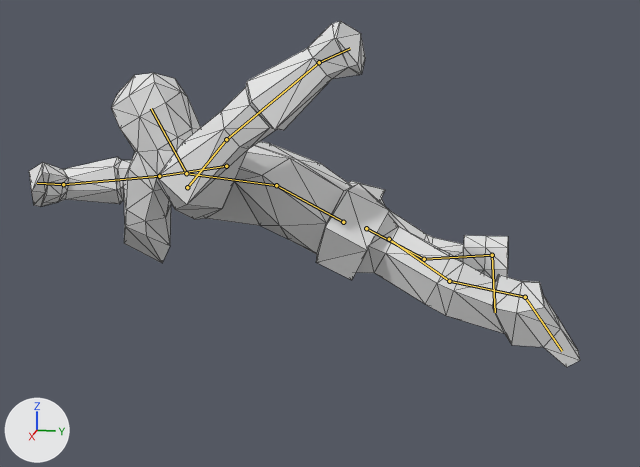
Before and after pictures for a commit that changed the Blender file Animations/WarriorRoll.blend.
One viewpoint serves both versions: a 50 mm camera at (16.68, 1.8, 7.3) aimed at (-0.03, -1.55, 3.12). The lights are fixed; the arrows at lower left show +X, +Y and +Z. Both versions are drawn at frame 8 of the action 'Armature.002Action'; the numbers are the values there. The bones that bend it are drawn over the model as lines. Mesh edges are drawn as thin lines.
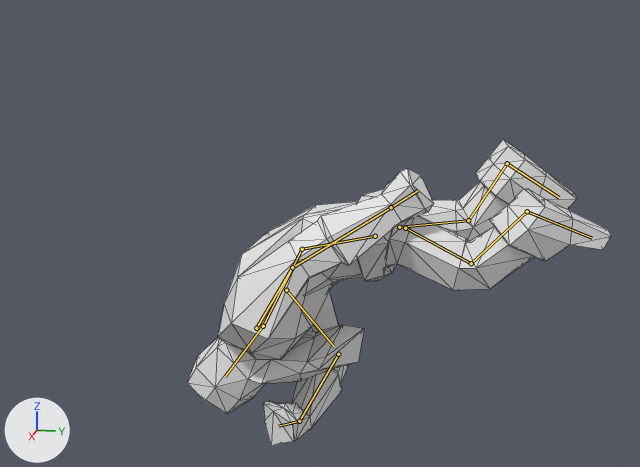
Where the change shows, as pixel boxes (x1, y1, x2, y2) in the pictures (640 x 467 px):
'Cube.008', posed (23% narrower, 11% shorter)
    before: (29, 21, 580, 367)
    after: (187, 139, 611, 446)
bone 'Root', root to tip
    before: (343, 222) to (276, 185)
    after: (375, 236) to (302, 249)
bone 'Chest', root to tip
    before: (276, 185) to (186, 173)
    after: (302, 249) to (263, 326)
bone 'Shoulder.R', root to tip
    before: (226, 166) to (159, 176)
    after: (286, 290) to (334, 346)
bone 'Arm.R', root to tip
    before: (159, 176) to (63, 184)
    after: (338, 354) to (299, 421)
bone 'Hand.R', root to tip
    before: (63, 184) to (37, 183)
    after: (299, 421) to (278, 426)
bone 'Shoulder.L', root to tip
    before: (187, 187) to (226, 140)
    after: (256, 328) to (292, 268)
bone 'Arm.L', root to tip
    before: (226, 139) to (319, 62)
    after: (292, 267) to (391, 207)
bone 'Hand.L', root to tip
    before: (319, 62) to (350, 48)
    after: (391, 207) to (418, 190)
bone 'Head', root to tip
    before: (186, 173) to (151, 108)
    after: (263, 326) to (225, 376)
bone 'Leg.R', root to tip
    before: (366, 228) to (424, 259)
    after: (399, 227) to (468, 220)
bone 'Calf.R', root to tip
    before: (424, 259) to (492, 255)
    after: (468, 220) to (507, 163)
bone 'Leg.L', root to tip
    before: (389, 239) to (449, 281)
    after: (405, 228) to (471, 263)
bone 'Calf.L', root to tip
    before: (449, 281) to (525, 297)
    after: (471, 263) to (527, 211)
bone 'Foot.L', root to tip
    before: (525, 297) to (562, 351)
    after: (527, 211) to (592, 238)

The edits, one by one:
Bone 'Root' (bone_root) moves from (-0.08, 0.0, 1.25) to (-0.08, -0.25, 0.62).
Bone 'Root' (bone_root) turns from (63, 0, 0) to (103, 0, 0) degrees about its own x, y and z.
Bone 'Chest' (bone_chest) turns from (21, 0, 0) to (51, 0, 0) degrees about its own x, y and z.
Bone 'Shoulder.R' (bone_shoulder_r) turns from (118, 114, -15) to (35, 67, -73) degrees about its own x, y and z.
Bone 'Arm.R' (bone_arm_r) moves from (0.0, 0.0, 0.0) to (-0.07, 0.17, -0.02).
Bone 'Arm.R' (bone_arm_r) turns from (-14, -4, 4) to (-43, -25, -37) degrees about its own x, y and z.
Bone 'Hand.R' (bone_hand_r) turns from (-18, -16, -14) to (-22, -6, -26) degrees about its own x, y and z.
Bone 'Shoulder.L' (bone_shoulder_l) turns from (12, 52, -32) to (13, 21, 15) degrees about its own x, y and z.
Bone 'Arm.L' (bone_arm_l) turns from (-17, 21, -11) to (-41, 20, -30) degrees about its own x, y and z.
Bone 'Hand.L' (bone_hand_l) turns from (-7, -5, -18) to (7, -3, -7) degrees about its own x, y and z.
Bone 'Head' (bone_head) turns from (-56, 0, 0) to (-9, 0, 0) degrees about its own x, y and z.
Bone 'Leg.R' (bone_leg_r) turns from (5, 2, -2) to (9, 4, -2) degrees about its own x, y and z.
Bone 'Calf.R' (bone_calf_r) turns from (34, 0, 0) to (51, 0, 0) degrees about its own x, y and z.
Bone 'Leg.L' (bone_leg_l) moves from (0.28, 0.45, 0.14) to (0.14, 0.23, 0.06).
Bone 'Leg.L' (bone_leg_l) turns from (0, 0, 0) to (2, -14, 31) degrees about its own x, y and z.
Bone 'Calf.L' (bone_calf_l) turns from (11, 0, 0) to (62, 0, 0) degrees about its own x, y and z.
Bone 'Foot.L' (bone_foot_l) turns from (-47, 0, 0) to (-24, 0, 0) degrees about its own x, y and z.
